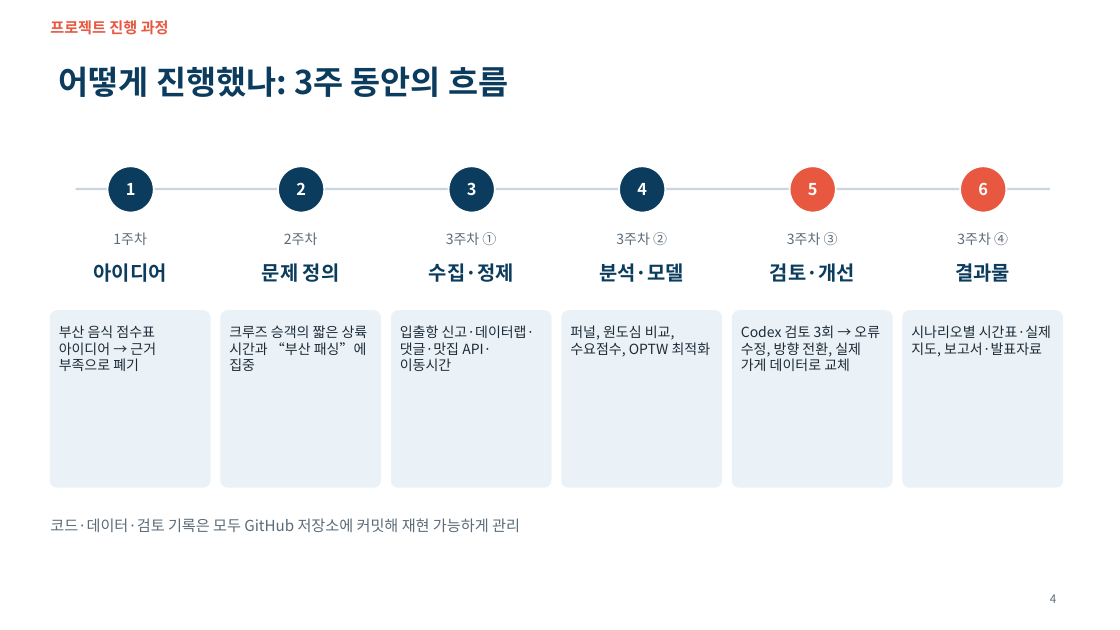
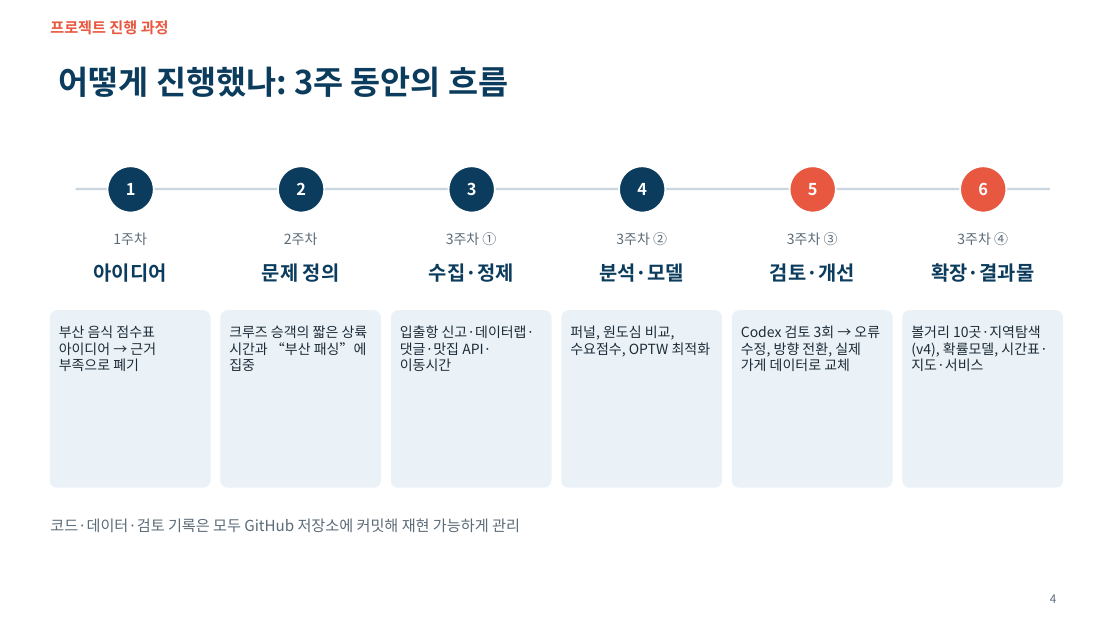
Before and after one commit to ddayoung03/busan-cruise-unpassing, a slide deck: slide 4 of 05_문서/3주차_발표자료.pptx. Drawn at 1120x630 pixels with LibreOffice and Linux fonts; fonts in the diff are those of the drawing. Boxes give left, top, right and bottom in pixels: in the first picture for what was removed or moved away, otherwise in the second. Text is boxed around its words. In the diff, an @@ line names an element or a change of style, - is before the commit and + after.

```diff
--- a/05_문서/3주차_발표자료.pptx
+++ b/05_문서/3주차_발표자료.pptx
@@ text at box(931, 263, 1034, 282): text changed @@
-결과물
+확장·결과물
@@ text at box(911, 325, 1047, 371): text changed @@
-시나리오별 시간표·실제 지도, 보고서·발표자료
+볼거리 10곳·지역탐색(v4), 확률모델, 시간표·지도·서비스
```
Also in this commit, not shown: 21 other slides changed, 5 slides added, 19 other files.
